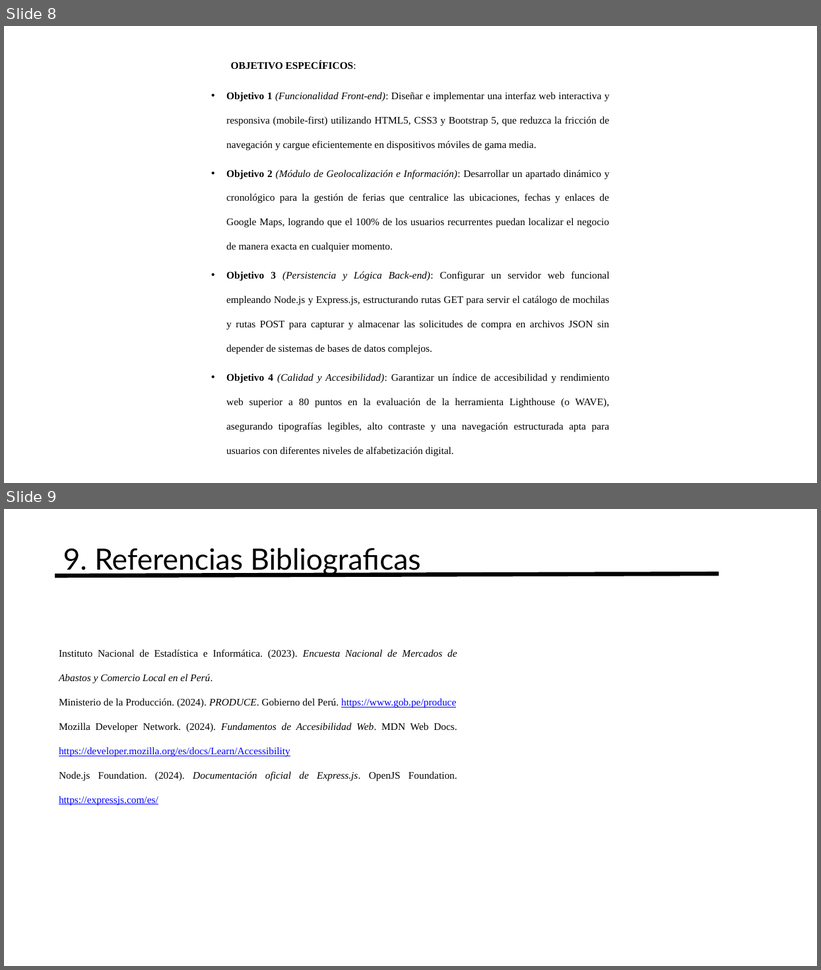
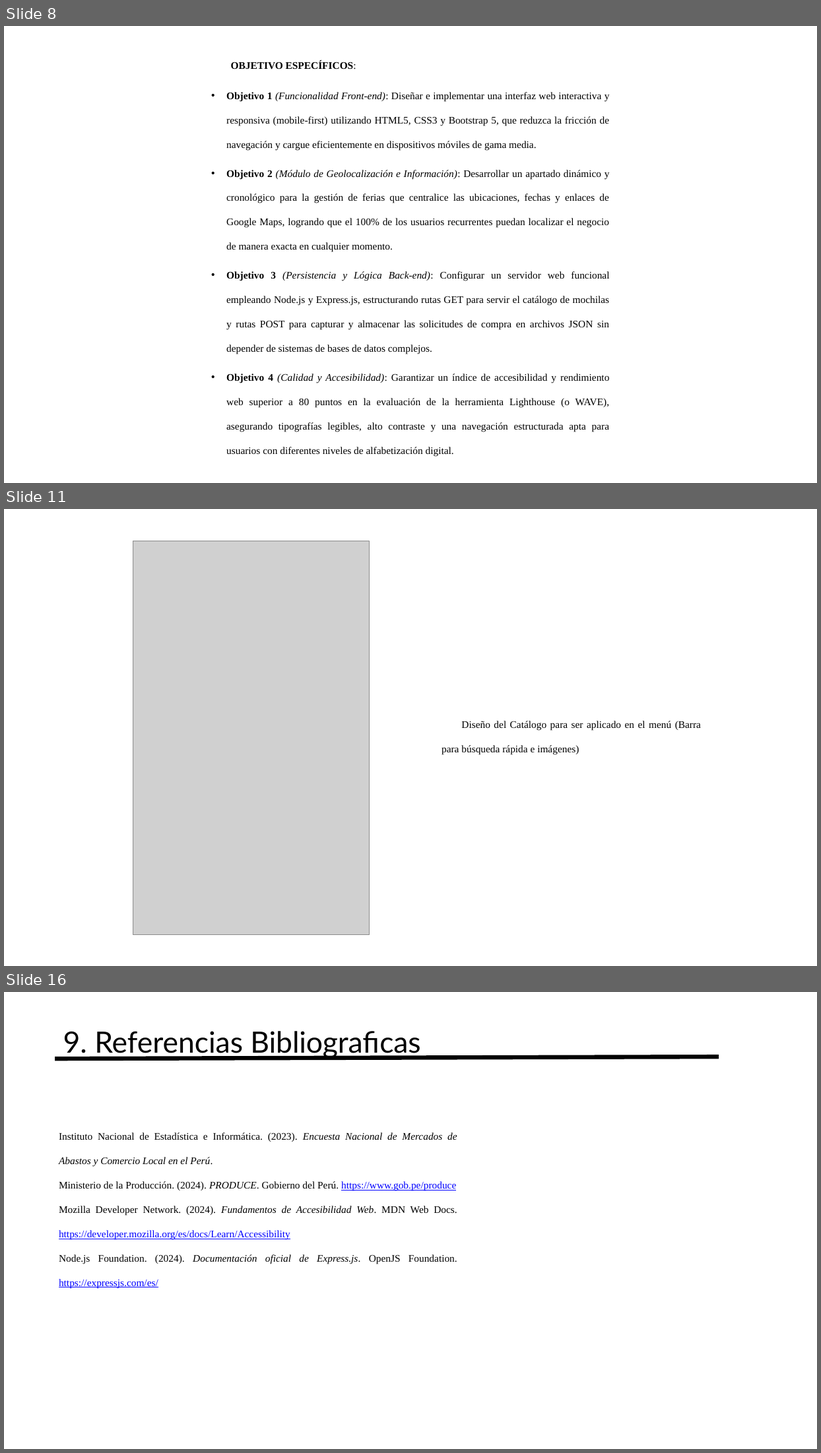
Before and after one commit to lITom182lI/Programacion-Web-3-Ciclo, a slide deck: PROYECTO FINAL/AVANCE PPT/Avance1_ProyectoPW.pptx. Shown one above the other, each under a label of ours: slides 8 and 9 before the commit, slides 8, 11 and 16 after it; the slides between them are not shown. The pictures are 821x970 and 821x1453 pixels, drawn with LibreOffice and Linux fonts; fonts in the diff are those of the drawing; grey boxes stand for pictures. Boxes give left, top, right and bottom in pixels: in the first picture for what was removed or moved away, otherwise in the second. Text is boxed around its words. In the diff, an @@ line names an element or a change of style, - is before the commit and + after.

```diff
--- a/PROYECTO FINAL/AVANCE PPT/Avance1_ProyectoPW.pptx
+++ b/PROYECTO FINAL/AVANCE PPT/Avance1_ProyectoPW.pptx
@@ slide 11 added at <box>4,509,817,966</box>, background #FFFFFF @@
@@ picture added at <box>133,541,369,935</box> @@
@@ text added at <box>442,721,701,755</box>, 18 pt, text #000000 @@
+Diseño del Catálogo para ser aplicado en el menú (Barra para búsqueda rápida e imágenes)
@@ what was slide 9 is now slide 16 @@
```
Also in this commit, not shown: 6 other slides added.
